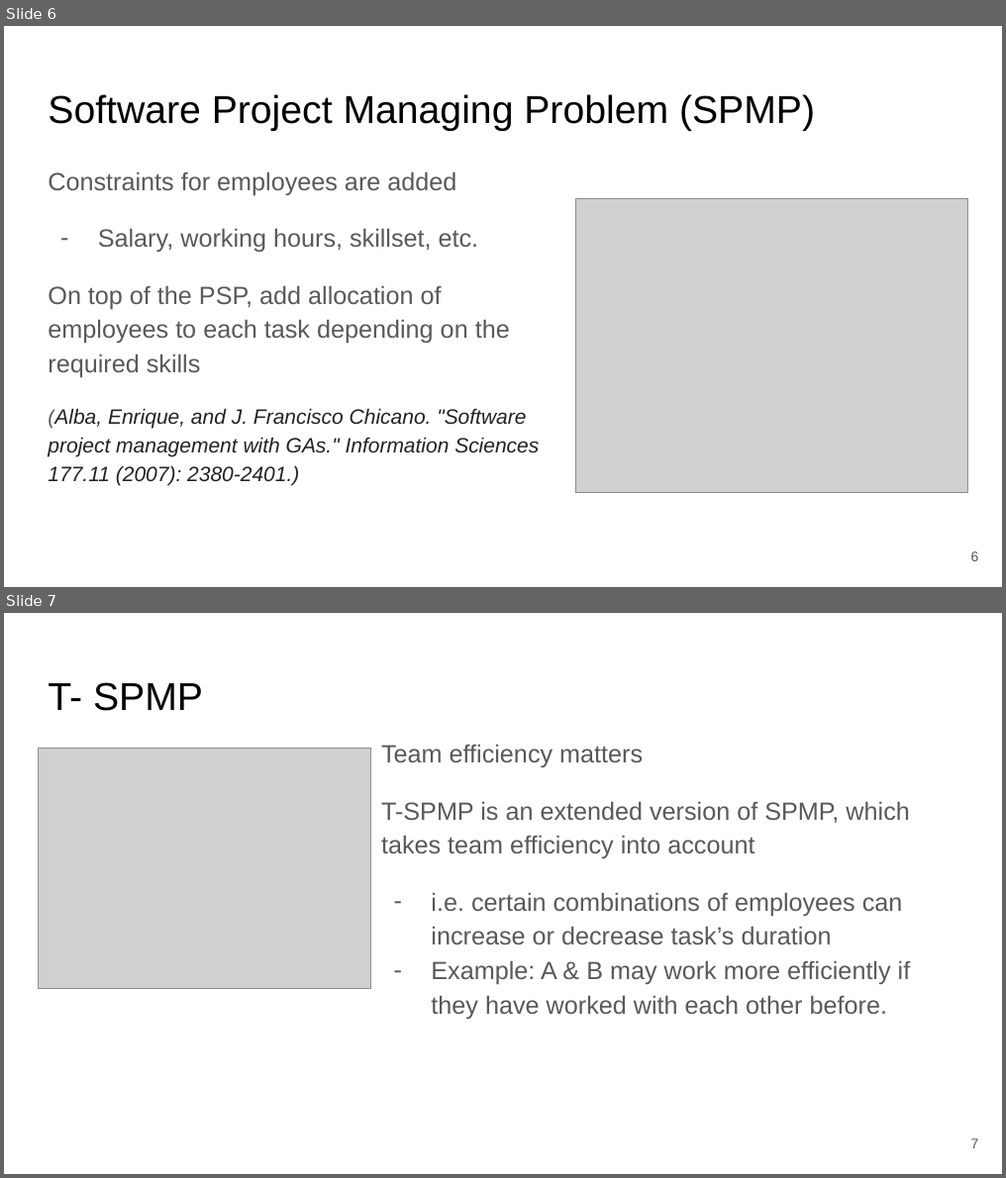
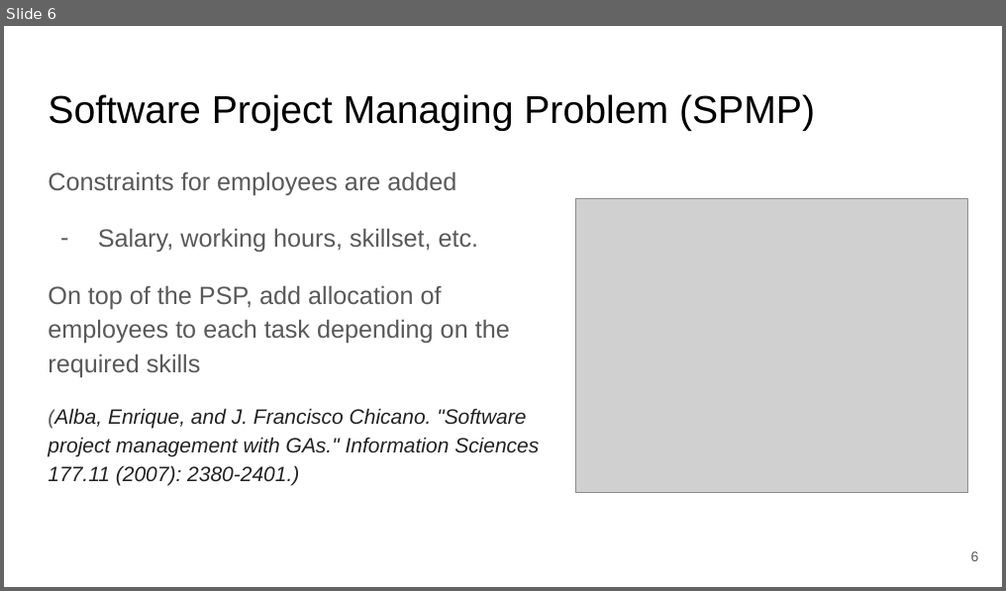
Before and after one commit to hhosu107/SBSE, a slide deck: Courseworks/Paper Reading Slide preparation/Ant Colony Optimization for SW Project Scheduling and Staffing with an Event-Based Scheduler.pptx. Shown one above the other, each under a label of ours: slides 6 and 7 before the commit, slide 6 after it. The pictures are 1006x1178 and 1006x591 pixels, drawn with LibreOffice and Linux fonts; fonts in the diff are those of the drawing; grey boxes stand for pictures. Boxes give left, top, right and bottom in pixels: in the first picture for what was removed or moved away, otherwise in the second. Text is boxed around its words. In the diff, an @@ line names an element or a change of style, - is before the commit and + after.

```diff
--- a/Courseworks/Paper Reading Slide preparation/Ant Colony Optimization for SW Project Scheduling and Staffing with an Event-Based Scheduler.pptx
+++ b/Courseworks/Paper Reading Slide preparation/Ant Colony Optimization for SW Project Scheduling and Staffing with an Event-Based Scheduler.pptx
@@ slide 7 removed at bbox=[4, 613, 1002, 1174], background #FFFFFF @@
@@ title removed at bbox=[48, 682, 203, 711] @@
-T- SPMP
@@ picture removed at bbox=[38, 748, 371, 988] @@
@@ text removed at bbox=[381, 744, 911, 1019] @@
-Team efficiency matters
-T-SPMP is an extended version of SPMP, which takes team efficiency into account
-– i.e. certain combinations of employees can increase or decrease task’s duration
-– Example: A & B may work more efficiently if they have worked with each other before.
@@ page number removed at bbox=[971, 1139, 979, 1149] @@
-7
```
Also in this commit, not shown: 4 slides changed, 12 slides added, 6 other slides removed, 1 other file.
